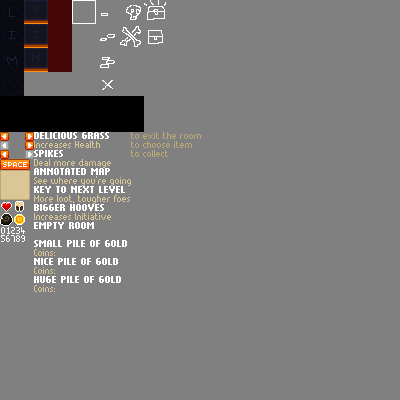
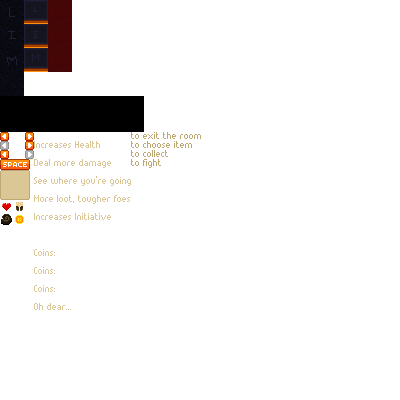
Layers edited between the first and the second 400 x 400 image:
painted on "numbers" over [11, 230, 25, 234]
added layer "A MONSTER ATTACKS! Oh dear..." in group "ITEMS" over [34, 294, 130, 310]
added layer "to fight" in group "ITEMS" over [131, 159, 161, 168]
hid "Layer 2" over [0, 0, 400, 400]
